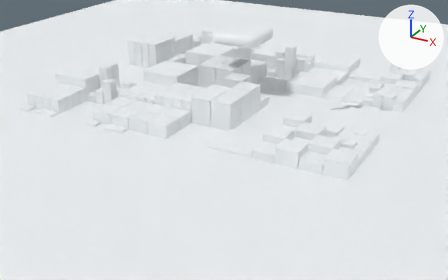
Before and after pictures for a commit that changed the glTF model BG_Monolit2.glb.
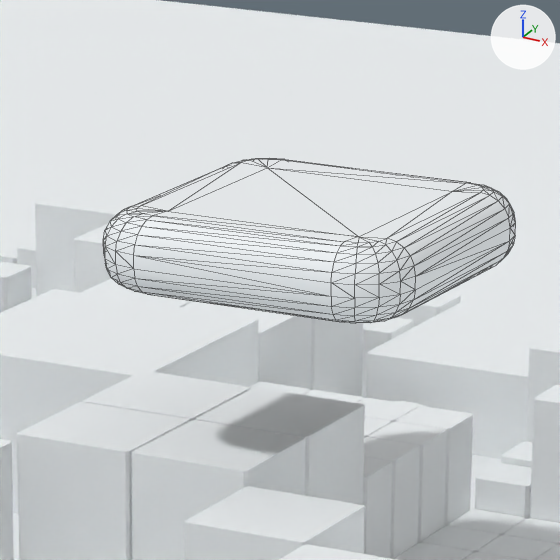
Each version is shown from a 50 mm camera at (13.81, -27.06, 10.47) aimed at (0.24, -2.38, -1.87), then close up on the part from 44% to 63% of the width and 0% to 30% of the height. The lights are fixed; the arrows at upper right show +X, +Y and +Z. The close-ups show mesh edges as thin lines.

Objects in the first close-up: 'Boxes', 'Button'.
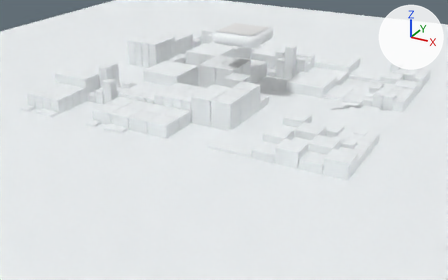
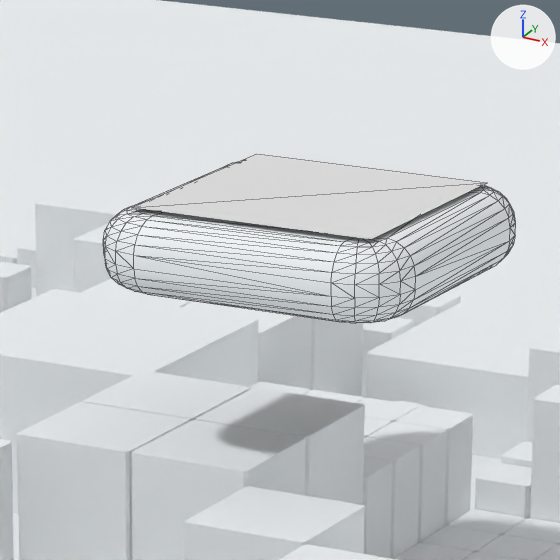
Boxes [x1, y1, x2, y2] around the edits, measured in the close-ups (560 x 560 px):
'Button_icon', added
    after: [132, 154, 486, 239]

The change, as a diff of the scene's bpy script:
```diff
--- a/BG_Monolit2.glb.py
+++ b/BG_Monolit2.glb.py
@@ me_plane_003 @@
+me_plane_003.from_pydata([(-0.98, -0.98, 0.0), (0.98, -0.98, 0.0), (-0.98, 0.98, 0.0), (0.98, 0.98, 0.0)], [], [(0, 1, 3), (0, 3, 2)])
@@ ob_button_icon @@
+ob_button_icon = bpy.data.objects.new('Button_icon', me_plane_003)
+ob_button_icon.location = (0.0, 0.0, 3.146)
```
